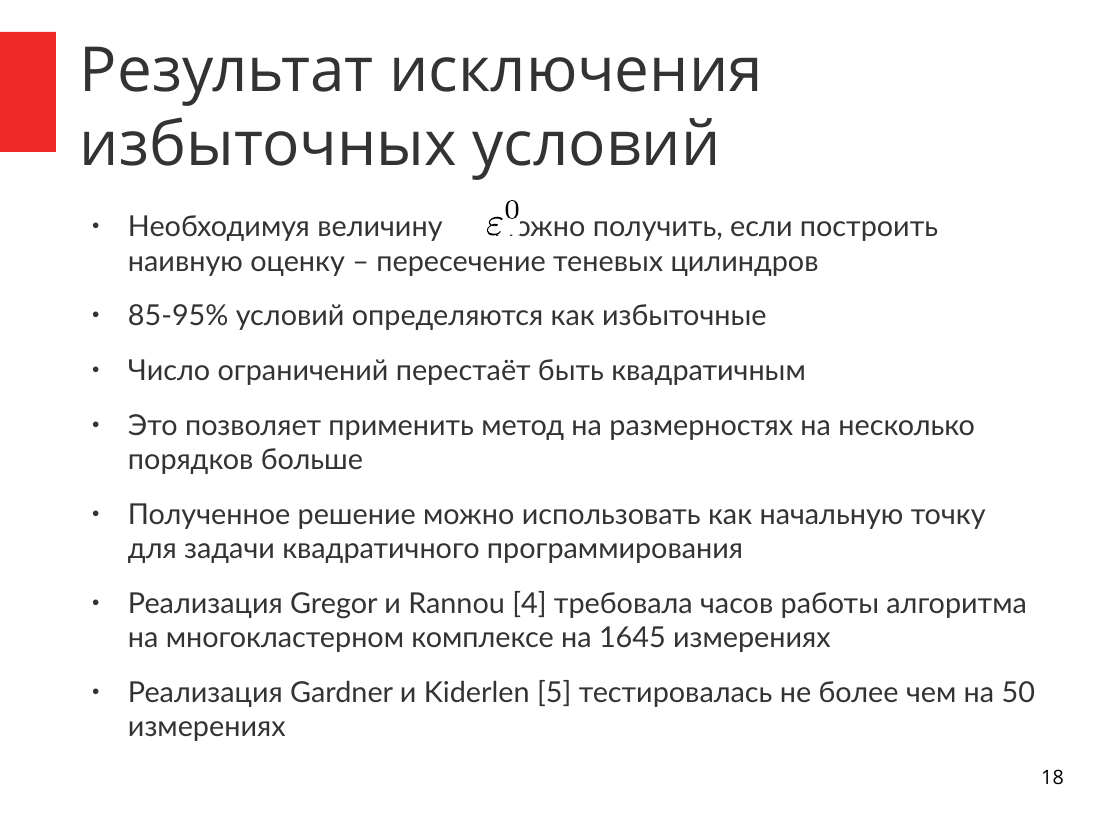
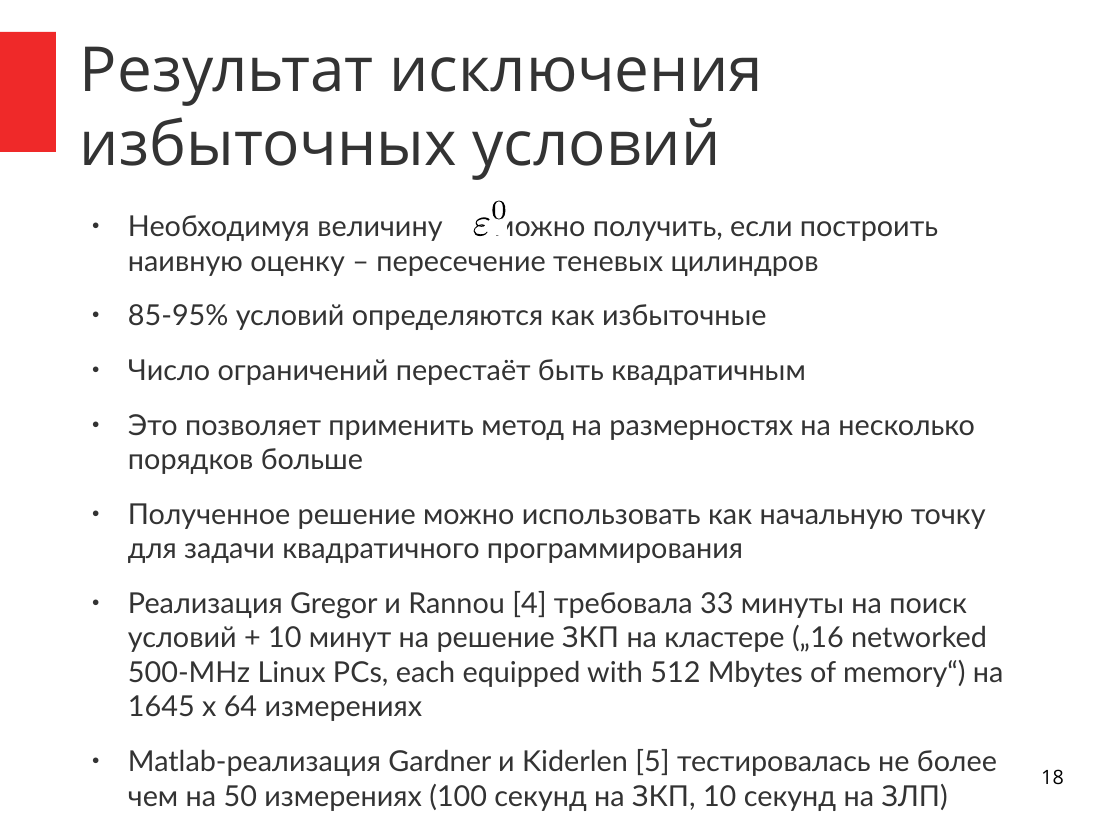
Before and after one commit to ilya-palachev/polyhedra-correction-library, a slide deck: slide 18 of Documentation/i.palachev/Thesis/Presentation-Feb2015/presentation-feb2015.odp. Drawn at 1120x840 pixels with LibreOffice and Linux fonts; fonts in the diff are those of the drawing. Boxes give left, top, right and bottom in pixels: in the first picture for what was removed or moved away, otherwise in the second. Text is boxed around its words. In the diff, an @@ line names an element or a change of style, - is before the commit and + after.

Commit message:
[DOC] Final version with typo-fixes.

```diff
--- a/Documentation/i.palachev/Thesis/Presentation-Feb2015/presentation-feb2015.odp
+++ b/Documentation/i.palachev/Thesis/Presentation-Feb2015/presentation-feb2015.odp
@@ 3 freeform shapes: place and size @@
-3 freeform shapes at [486, 200, 520, 236]
+3 freeform shapes at [473, 200, 507, 237]
@@ text at [128, 591, 1004, 811]: text changed @@
-● Реализация Gregor и Rannou [4] требовала часов работы алгоритма на многокластерном комплексе на 1645 измерениях
-● Реализация Gardner и Kiderlen [5] тестировалась не более чем на 50 измерениях
+● Реализация Gregor и Rannou [4] требовала 33 минуты на поиск условий + 10 минут на решение ЗКП на кластере („16 networked 500-MHz Linux PCs, each equipped with 512 Mbytes of memory“) на 1645 x 64 измерениях
+● Matlab-реализация Gardner и Kiderlen [5] тестировалась не более чем на 50 измерениях (100 секунд на ЗКП, 10 секунд на ЗЛП)
```
Also in this commit, not shown: 5 other slides changed, 1 slide removed.
